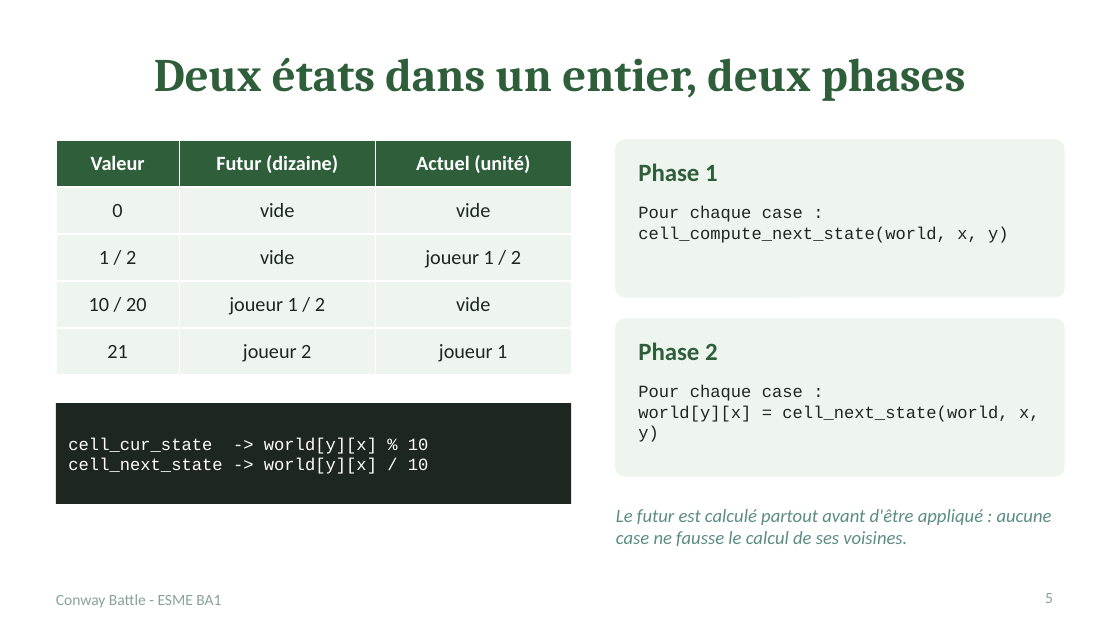
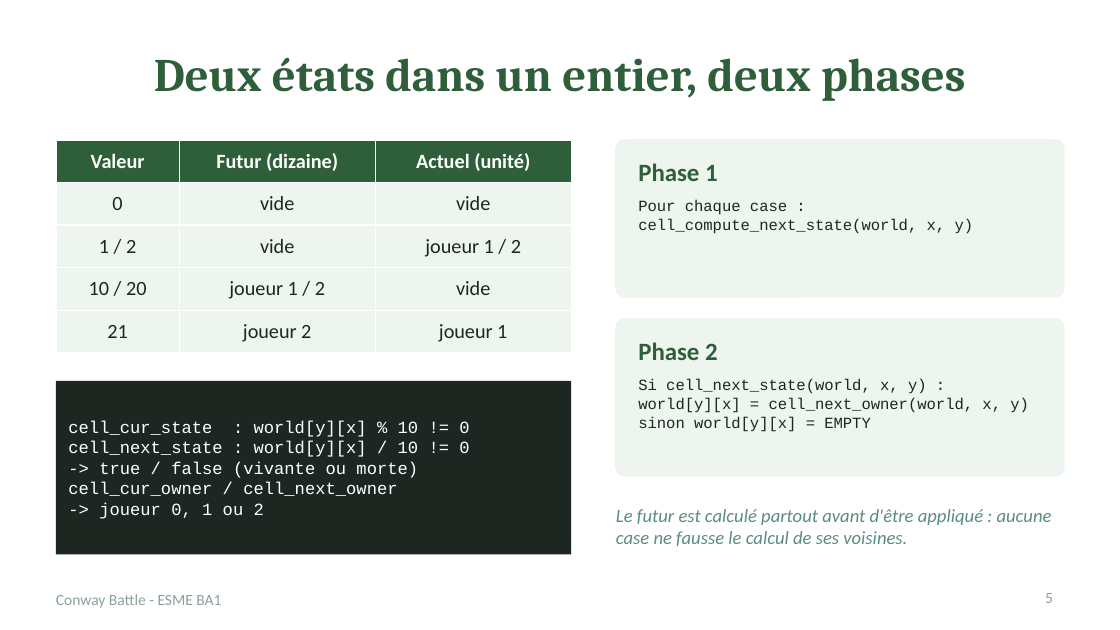
Before and after one commit to cyprien64/atelier5-jeu-de-la-vie, a slide deck: slide 5 of docs/conway_battle.pptx. Drawn at 1120x630 pixels with LibreOffice and Linux fonts; fonts in the diff are those of the drawing. Boxes give left, top, right and bottom in pixels: in the first picture for what was removed or moved away, otherwise in the second. Text is boxed around its words. In the diff, an @@ line names an element or a change of style, - is before the commit and + after.

Commit message:
Atelier 5 : états true/false et logigramme d'affichage

```diff
--- a/docs/conway_battle.pptx
+++ b/docs/conway_battle.pptx
@@ table: place and size @@
-table at (56, 140, 571, 366)
+table at (56, 140, 571, 346)
@@ text "Pour chaque case :" at (638, 200, 974, 234): size 11 to 10 pt @@
@@ rectangle "cell_cur_state : world[y][x] % 10 ...": place and size @@
-rectangle "cell_cur_state : world[y][x] % 10 ..." at (56, 403, 571, 504)
+rectangle "cell_cur_state : world[y][x] % 10 ..." at (56, 381, 571, 554)
@@ text at (638, 379, 1029, 432): text changed; size 11 to 10 pt @@
-Pour chaque case :
-world[y][x] = cell_next_state(world, x, y)
+Si cell_next_state(world, x, y) :
+world[y][x] = cell_next_owner(world, x, y)
+sinon world[y][x] = EMPTY
@@ text in rectangle at (68, 420, 469, 519): text changed @@
-cell_cur_state -> world[y][x] % 10
-cell_next_state -> world[y][x] / 10
+cell_cur_state : world[y][x] % 10 != 0
+cell_next_state : world[y][x] / 10 != 0
+-> true / false (vivante ou morte)
+cell_cur_owner / cell_next_owner
+-> joueur 0, 1 ou 2
```
Also in this commit, not shown: 1 other slide changed, 15 other files.
